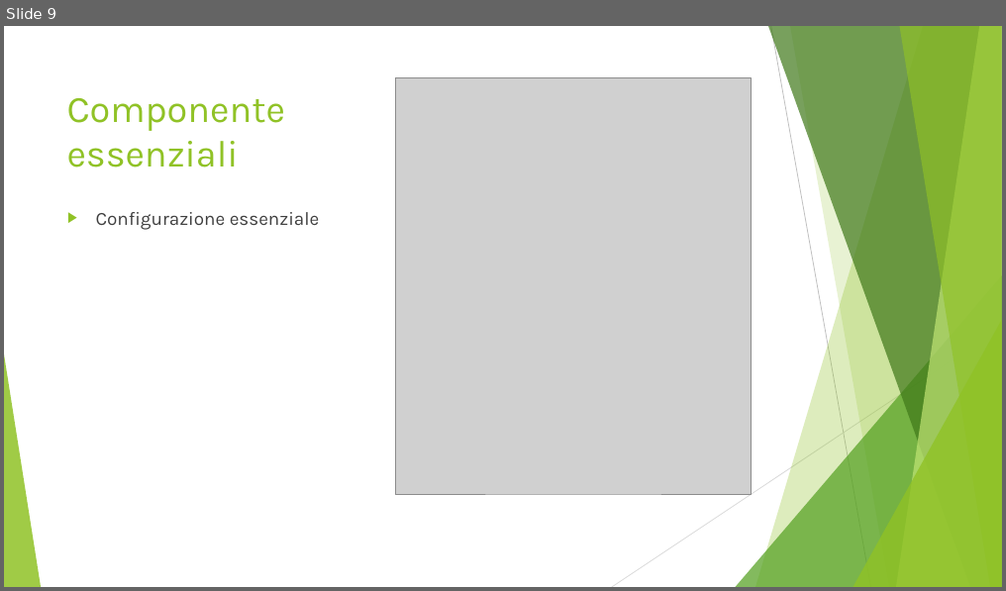
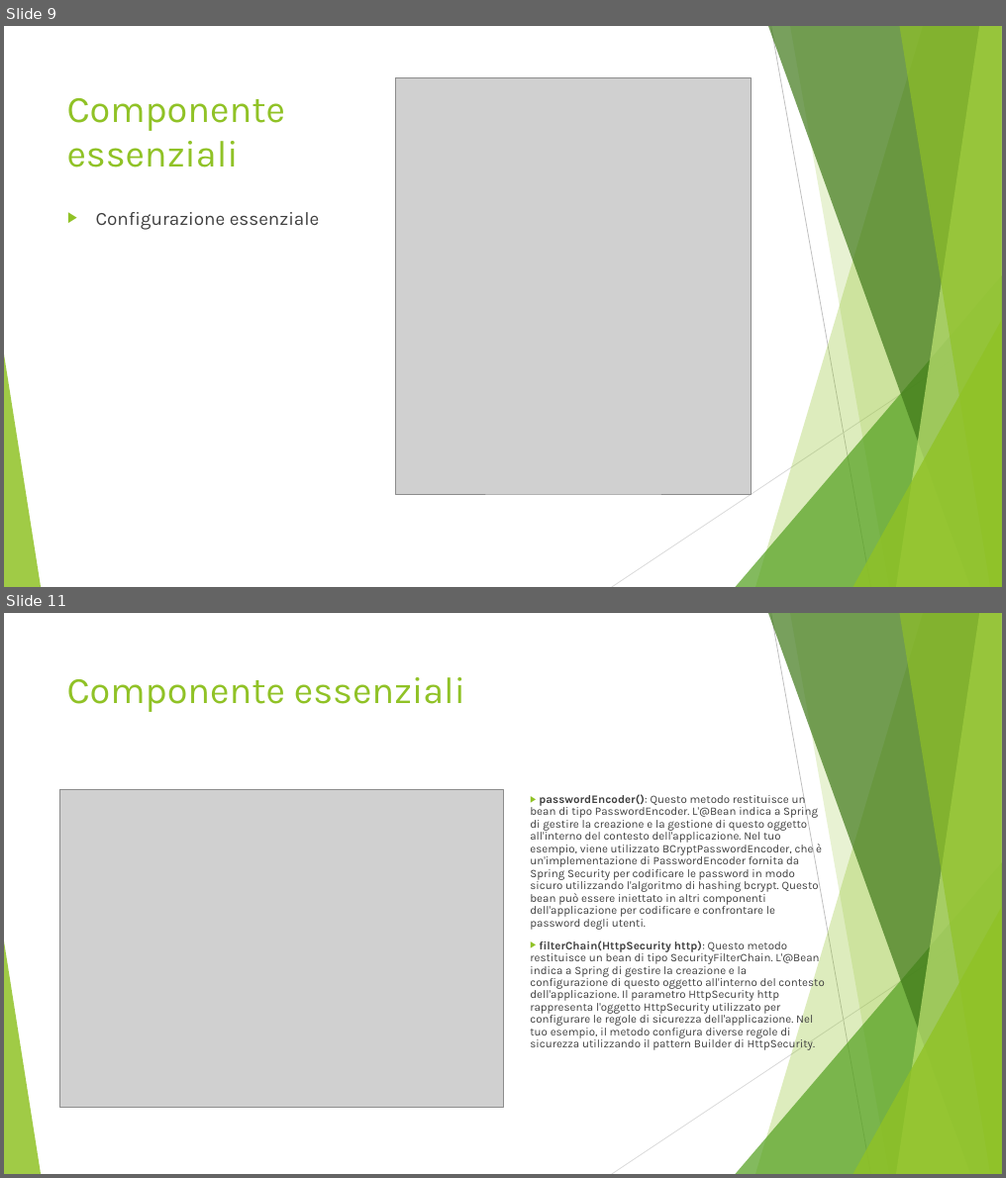
Before and after one commit to AlessandroS94/corso_21122022, a slide deck: Day 8/slide/Spring Boot Security.pptx. Shown one above the other, each under a label of ours: slide 9 before the commit, slides 9 and 11 after it; the slides between them are not shown. The pictures are 1006x591 and 1006x1178 pixels, drawn with LibreOffice and Linux fonts; fonts in the diff are those of the drawing; grey boxes stand for pictures. Boxes give left, top, right and bottom in pixels: in the first picture for what was removed or moved away, otherwise in the second. Text is boxed around its words. In the diff, an @@ line names an element or a change of style, - is before the commit and + after.

```diff
--- a/Day 8/slide/Spring Boot Security.pptx
+++ b/Day 8/slide/Spring Boot Security.pptx
@@ slide 11 added at (x1=4, y1=613, x2=1002, y2=1174), background #FFFFFF; not listed: 10 template elements that a slide beside it also shows @@
@@ title added at (x1=67, y1=677, x2=465, y2=712), 36 pt, text #90C226 @@
+Componente essenziali
@@ picture added at (x1=59, y1=789, x2=503, y2=1108) @@
@@ text added at (x1=530, y1=793, x2=824, y2=1052), 11 pt, text #404040 @@
+▶ passwordEncoder(): Questo metodo restituisce un bean di tipo PasswordEncoder. L'@Bean indica a Spring di gestire la creazione e la gestione di questo oggetto all'interno del contesto dell'applicazione. Nel tuo esempio, viene utilizzato BCryptPasswordEncoder, che è un'implementazione di PasswordEncoder fornita da Spring Security per codificare le password in modo sicuro utilizzando l'algoritmo di hashing bcrypt. Questo bean può essere iniettato in altri componenti dell'applicazione per codificare e confrontare le password degli utenti.
+▶ filterChain(HttpSecurity http): Questo metodo restituisce un bean di tipo SecurityFilterChain. L'@Bean indica a Spring di gestire la creazione e la configurazione di questo oggetto all'interno del contesto dell'applicazione. Il parametro HttpSecurity http rappresenta l'oggetto HttpSecurity utilizzato per configurare le regole di sicurezza dell'applicazione. Nel tuo esempio, il metodo configura diverse regole di sicurezza utilizzando il pattern Builder di HttpSecurity.
```
Also in this commit, not shown: 2 slides changed, 6 other slides added.
